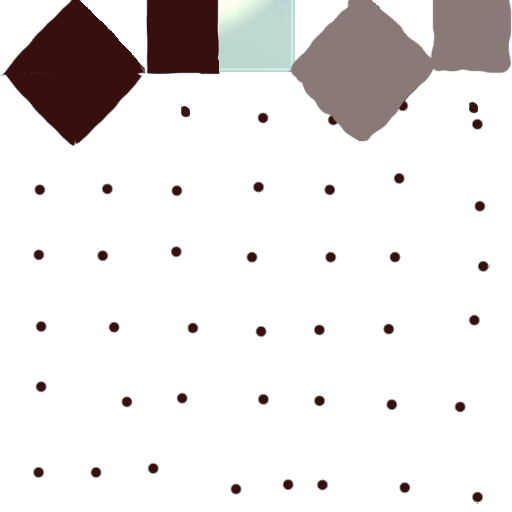
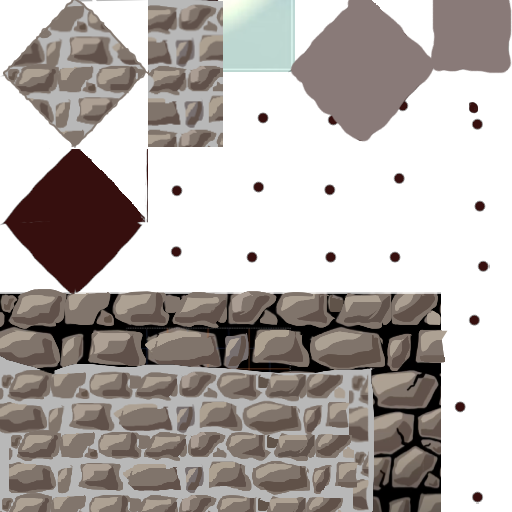
Layered file, before and after one edit (512 x 512). Changes by layer:
added layer "Layer 5" above "Layer 5 copy 2" over (0, 0, 223, 149)
added layer "Layer 5 copy 2" above "Layer 4" over (0, 356, 424, 512)
added layer "Layer 4" above "Layer 3" over (0, 289, 448, 372)
added layer "Layer 3" above "Layer 2" over (0, 292, 441, 512)
added layer "Layer 2" above "Layer 1" over (0, 149, 148, 295)
painted on "Layer 1" over (0, 0, 159, 166)
